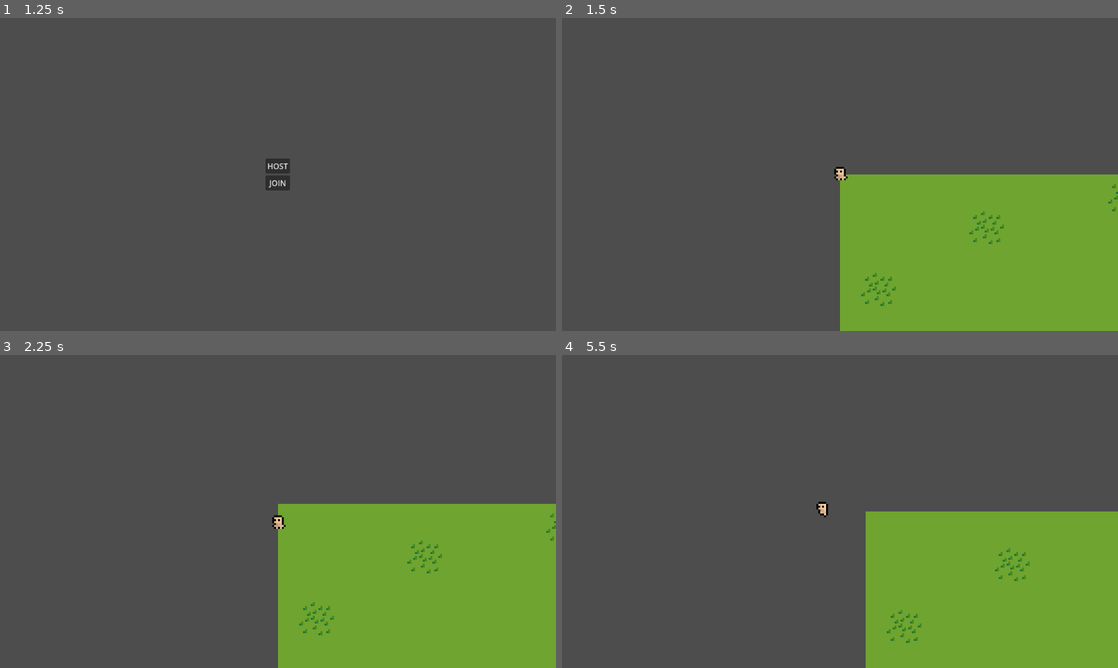
Above: before the commit, frames 1-4 (two rows, left to right).
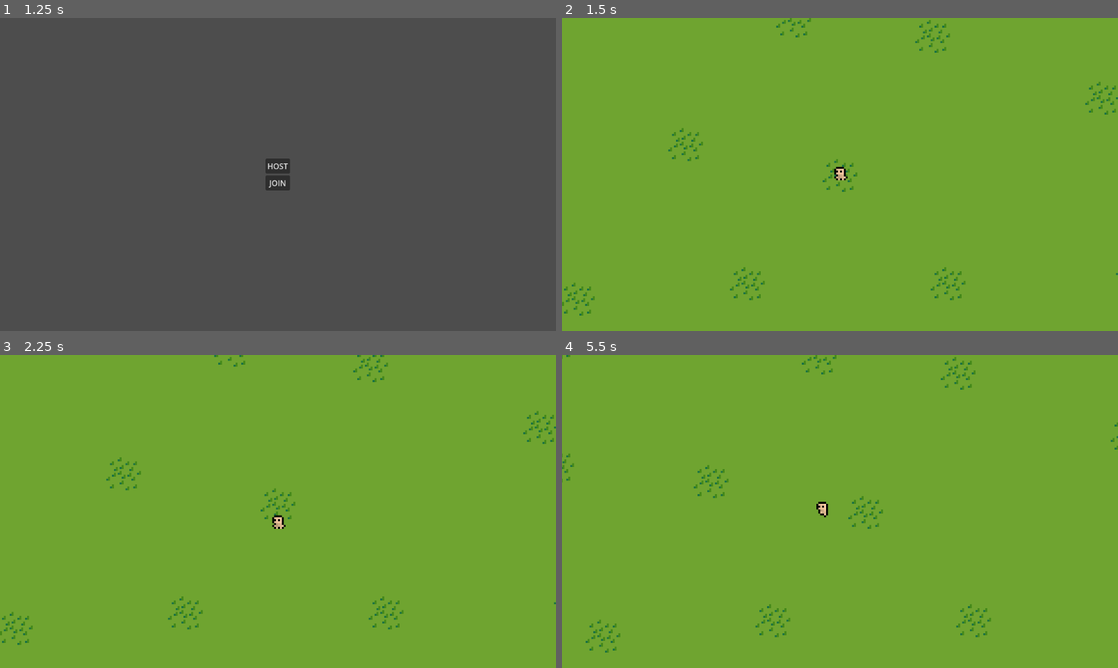
Above: after the commit, the same moments.

Repository: isjxn/ihaxgame
Game: Godot game, scene res://scenes/main/main.tscn
The game is run twice, just before and just after one commit, with the same random seed, the same clock (stepped at 60 frames per second) and the same inputs.
Inputs:
- Up to frame 1 (1.25 s): tap Enter at 0.5 s; hold Right (ui_right) from 0.53 s (still down)
- Up to frame 2 (1.5 s): release Right (ui_right) at 1.25 s; click "HOST" at 1.25 s
- Up to frame 3 (2.25 s): tap Space at 2 s; hold Down (ui_down) from 2.03 s (still down)
- Up to frame 4 (5.5 s): release Down (ui_down) at 2.78 s; hold Right (ui_right) 2.78-3.53 s; hold Up (ui_up) 3.53-4.28 s; hold Left (ui_left) from 4.28 s (still down)

Frame 1 is identical in both runs. In frame 2, 75% of the frame differs, in the area x 0-100%, y 0-100%; in frame 3, 74%; in frame 4, 78%.

Commit message:
Fix player spawn point

Diff:
--- a/scenes/player/player.tscn
+++ b/scenes/player/player.tscn
@@ -618,7 +618,7 @@
 properties/1/spawn = true
 properties/1/replication_mode = 2
 
-[node name="Player" type="CharacterBody2D"]
+[node name="Player" type="CharacterBody2D" groups=["players"]]
 z_index = 1
 script = ExtResource("1_7f7vk")
 
--- a/scenes/world/world.gd
+++ b/scenes/world/world.gd
@@ -2,6 +2,7 @@
 
 @export var player_scene : PackedScene
 
+@onready var spawnPoint = $SpawnPoint
 
 # Called when the node enters the scene tree for the first time.
 func _ready():
@@ -13,6 +14,11 @@
 	pass
 
 
+func _on_child_entered_tree(node):
+	if node.is_in_group("players"):
+		node.position = spawnPoint.position
+
+
 func spawn_player(id):
 	var player = player_scene.instantiate()
 	player.name = str(id)
--- a/scenes/world/world.tscn
+++ b/scenes/world/world.tscn
@@ -591,3 +591,8 @@
 [node name="MultiplayerSpawner" type="MultiplayerSpawner" parent="."]
 _spawnable_scenes = PackedStringArray("res://scenes/player/player.tscn")
 spawn_path = NodePath("..")
+
+[node name="SpawnPoint" type="Marker2D" parent="."]
+position = Vector2(588, 299)
+
+[connection signal="child_entered_tree" from="." to="." method="_on_child_entered_tree"]
